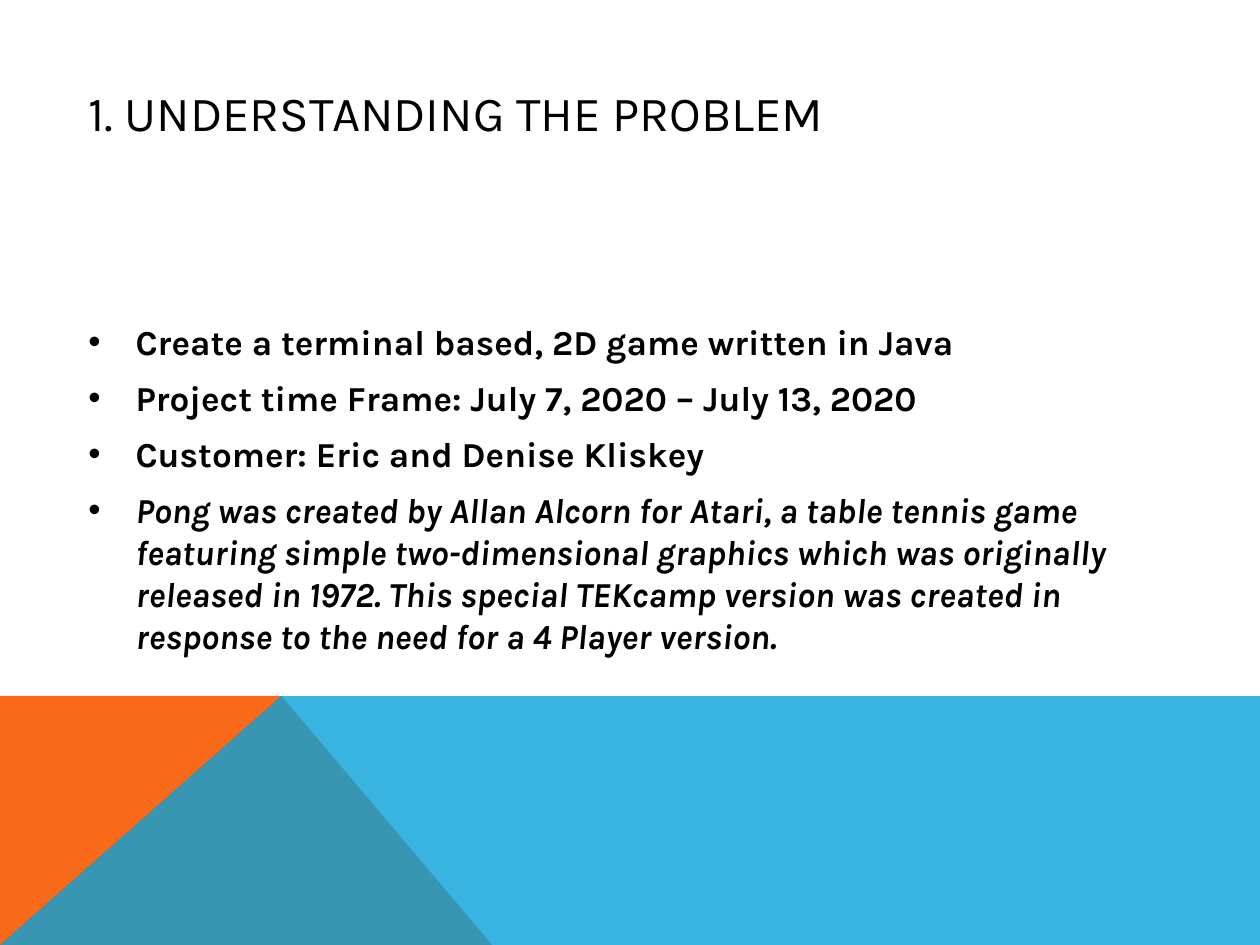
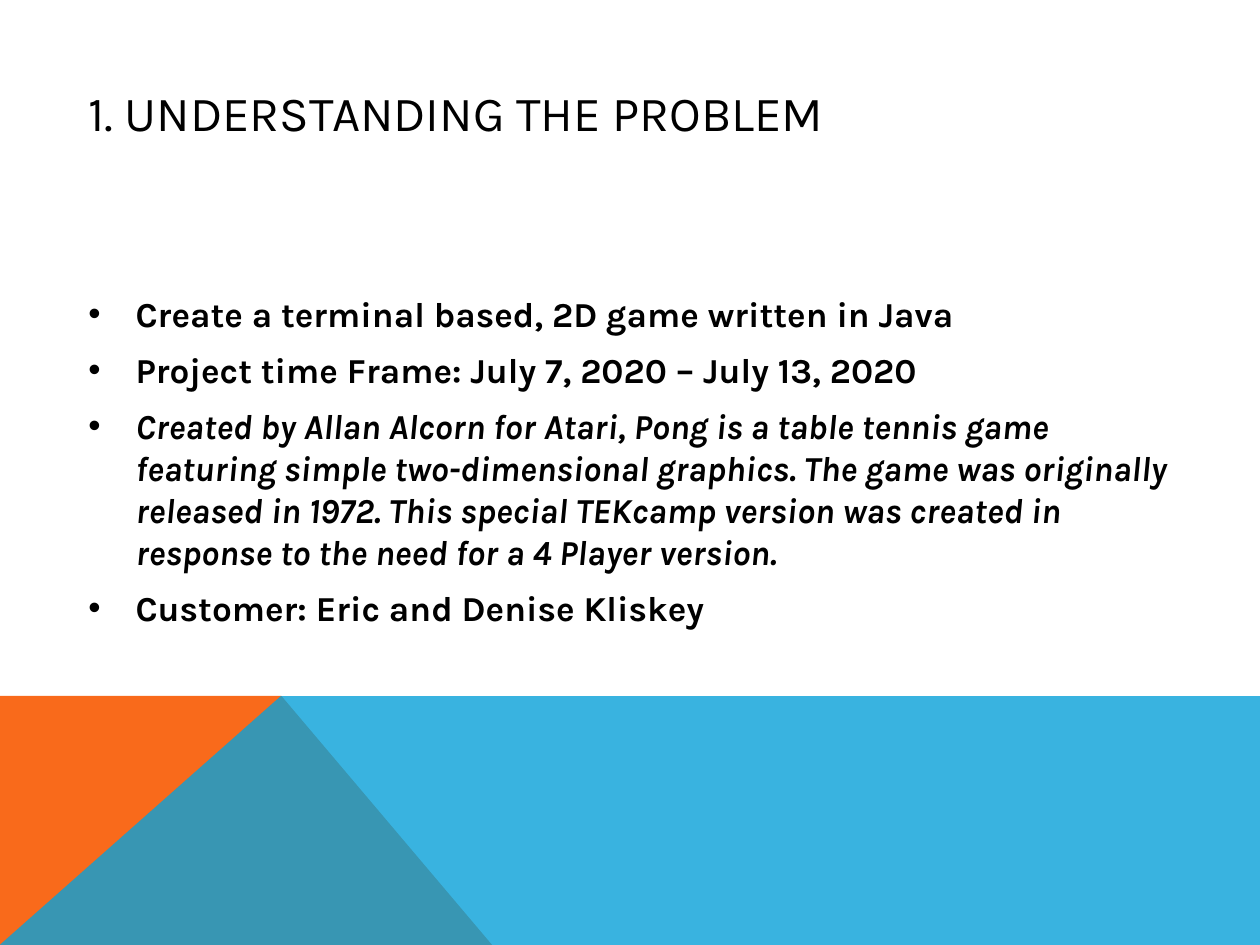
Before and after one commit to novelwrites/capstone-2, a slide deck: slide 2 of Capstone_2.pptx. Drawn at 1260x945 pixels with LibreOffice and Linux fonts; fonts in the diff are those of the drawing. Boxes give left, top, right and bottom in pixels: in the first picture for what was removed or moved away, otherwise in the second. Text is boxed around its words. In the diff, an @@ line names an element or a change of style, - is before the commit and + after.

```diff
--- a/Capstone_2.pptx
+++ b/Capstone_2.pptx
@@ text "Create a terminal based, 2D ...": place and size @@
-text "Create a terminal based, 2D ..." at [136, 330, 1105, 658]
+text "Create a terminal based, 2D ..." at [136, 302, 1166, 630]
@@ text at [136, 414, 1166, 574]: paragraph added @@
+• Created by Allan Alcorn for Atari, Pong is a table tennis game featuring simple two-dimensional graphics. The game was originally released in 1972. This special TEKcamp version was created in response to the need for a 4 Player version.
@@ text at [136, 498, 1105, 658]: paragraph removed @@
-• Pong was created by Allan Alcorn for Atari, a table tennis game featuring simple two-dimensional graphics which was originally released in 1972. This special TEKcamp version was created in response to the need for a 4 Player version.
```
Also in this commit, not shown: 1 other slide changed, 1 other file.
